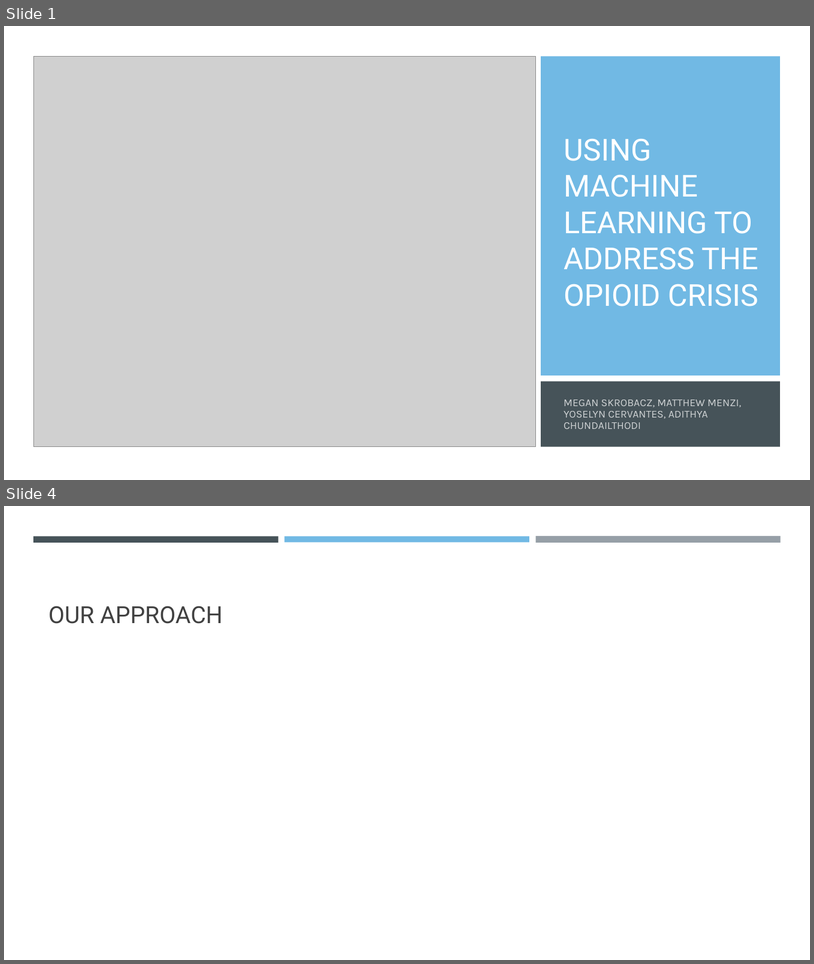
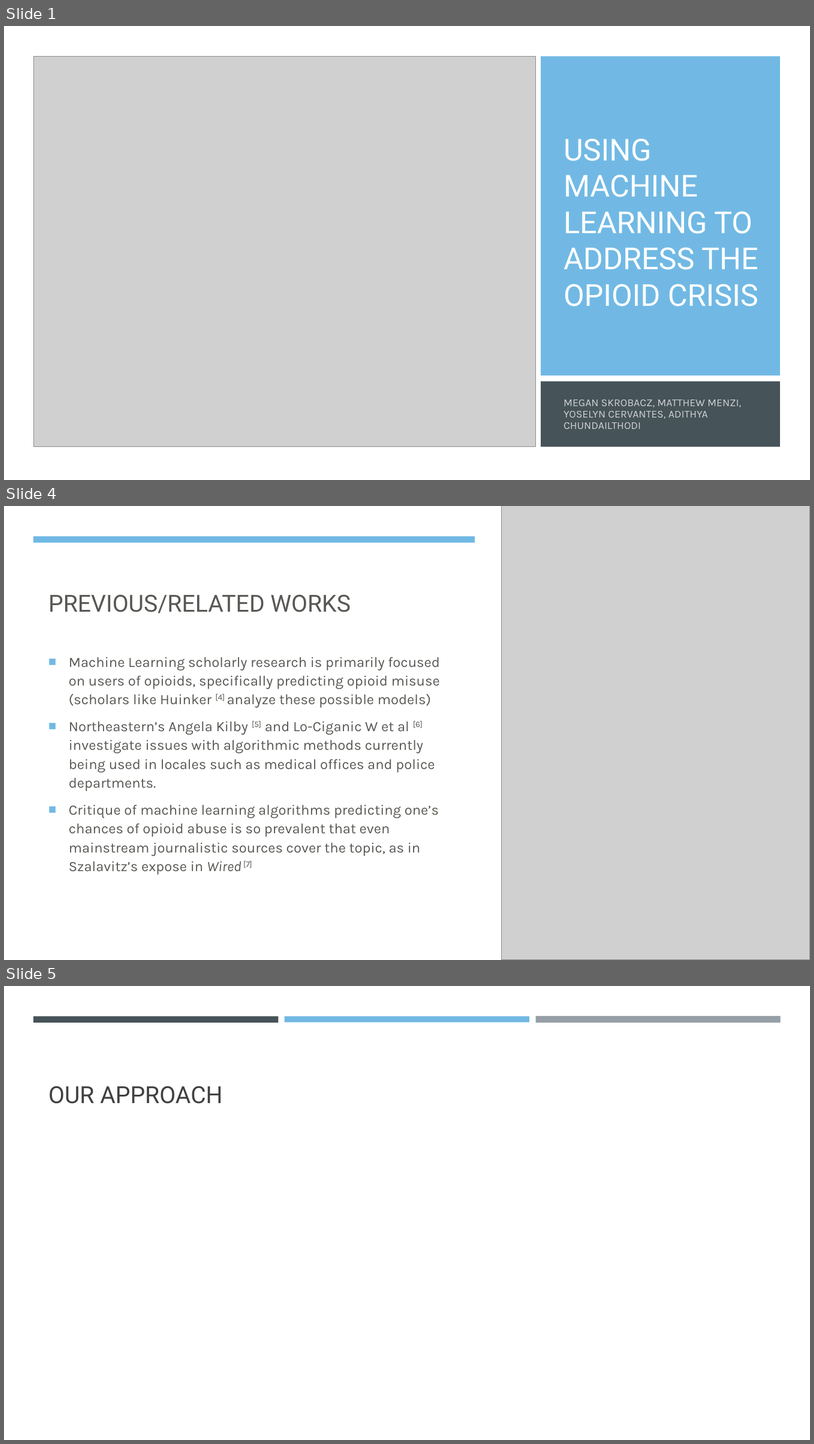
Before and after one commit to MLOpioidProjectCode/project_code, a slide deck: presentation/opioid_powerpoint.pptx. Shown one above the other, each under a label of ours: slides 1 and 4 before the commit, slides 1, 4 and 5 after it; the slides between them are not shown. The pictures are 814x964 and 814x1444 pixels, drawn with LibreOffice and Linux fonts; fonts in the diff are those of the drawing; grey boxes stand for pictures. Boxes give left, top, right and bottom in pixels: in the first picture for what was removed or moved away, otherwise in the second. Text is boxed around its words. In the diff, an @@ line names an element or a change of style, - is before the commit and + after.

```diff
--- a/presentation/opioid_powerpoint.pptx
+++ b/presentation/opioid_powerpoint.pptx
@@ slide 4 added at <box>4,506,810,960</box>, background #FFFFFF @@
@@ rectangle added at <box>4,506,810,960</box>, fill #FFFFFF @@
@@ picture added at <box>502,506,810,960</box> @@
@@ rectangle added at <box>33,536,475,542</box>, fill #71B9E4 @@
@@ title added at <box>48,594,351,613</box>, 28 pt, text #585753 @@
+PREVIOUS/RELATED WORKS
@@ text added at <box>69,657,440,874</box>, 17 pt, text #585753 @@
+■ Machine Learning scholarly research is primarily focused on users of opioids, specifically predicting opioid misuse (scholars like Huinker [4] analyze these possible models)
+■ Northeastern’s Angela Kilby [5] and Lo-Ciganic W et al [6] investigate issues with algorithmic methods currently being used in locales such as medical offices and police departments.
+■ Critique of machine learning algorithms predicting one’s chances of opioid abuse is so prevalent that even mainstream journalistic sources cover the topic, as in Szalavitz’s expose in Wired [7]
@@ what was slide 4 is now slide 5 @@
```
Also in this commit, not shown: 1 slide changed, 2 other slides added, 2 slides removed.
